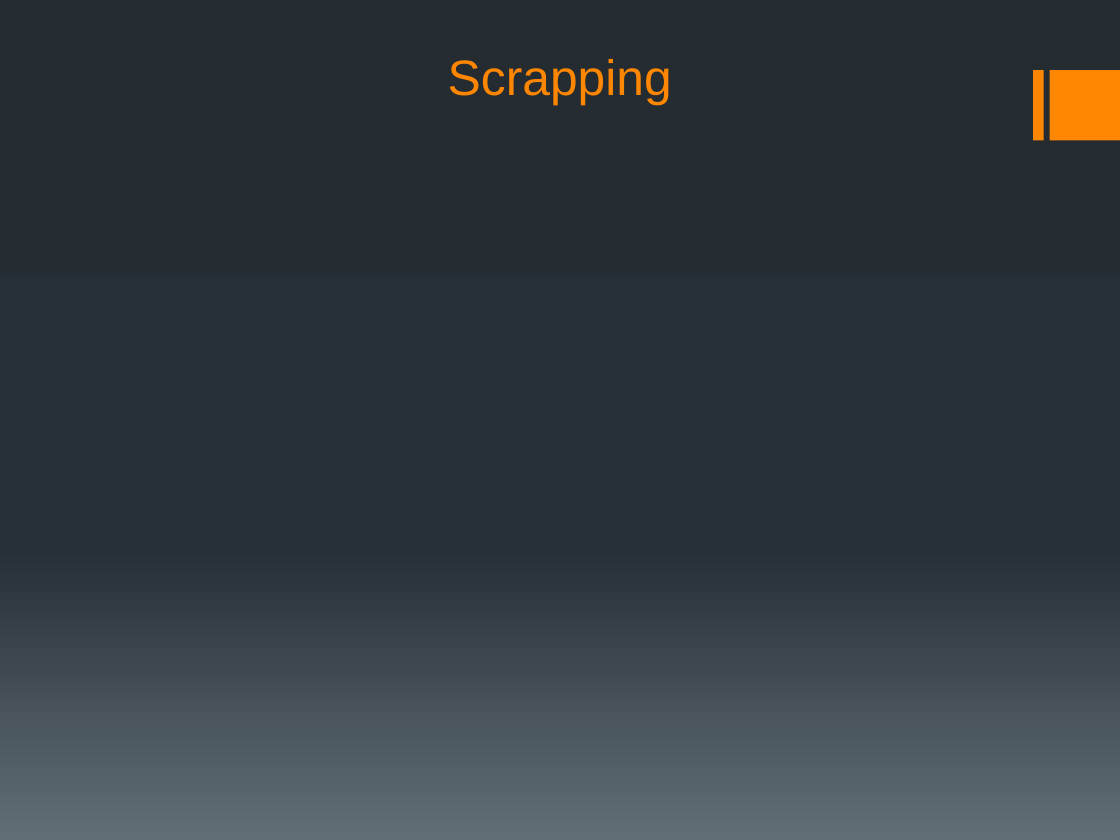
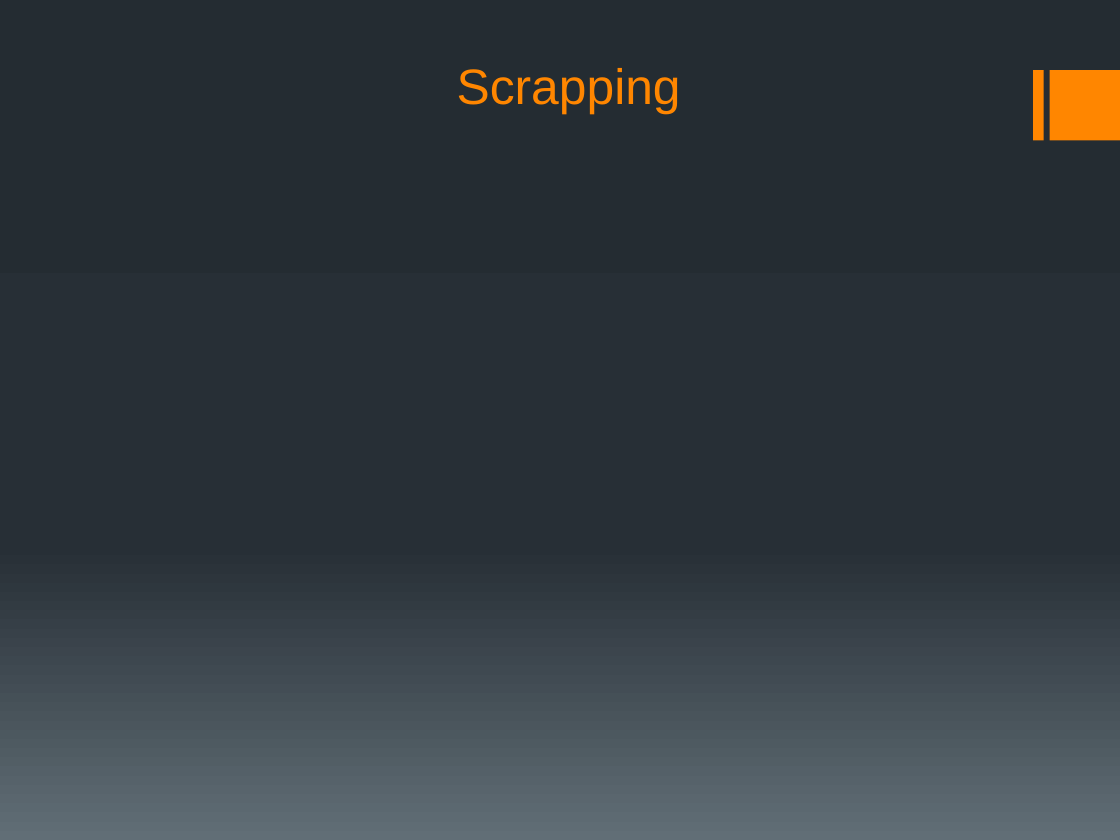
Before and after one commit to Midoriii/Cocktail-Recommender, a slide deck: slide 5 of cocktails.pptx. Drawn at 1120x840 pixels with LibreOffice and Linux fonts; fonts in the diff are those of the drawing. Boxes give left, top, right and bottom in pixels: in the first picture for what was removed or moved away, otherwise in the second. Text is boxed around its words. In the diff, an @@ line names an element or a change of style, - is before the commit and + after.

```diff
--- a/cocktails.pptx
+++ b/cocktails.pptx
@@ title "Scrapping": place and size @@
-title "Scrapping" at [448,59,672,106]
+title "Scrapping" at [457,68,681,114]
@@ title "Scrapping" at [457,68,681,114]: alignment left to centre @@
```
Also in this commit, not shown: 9 slides added, 1 slide removed, 1 other file.
